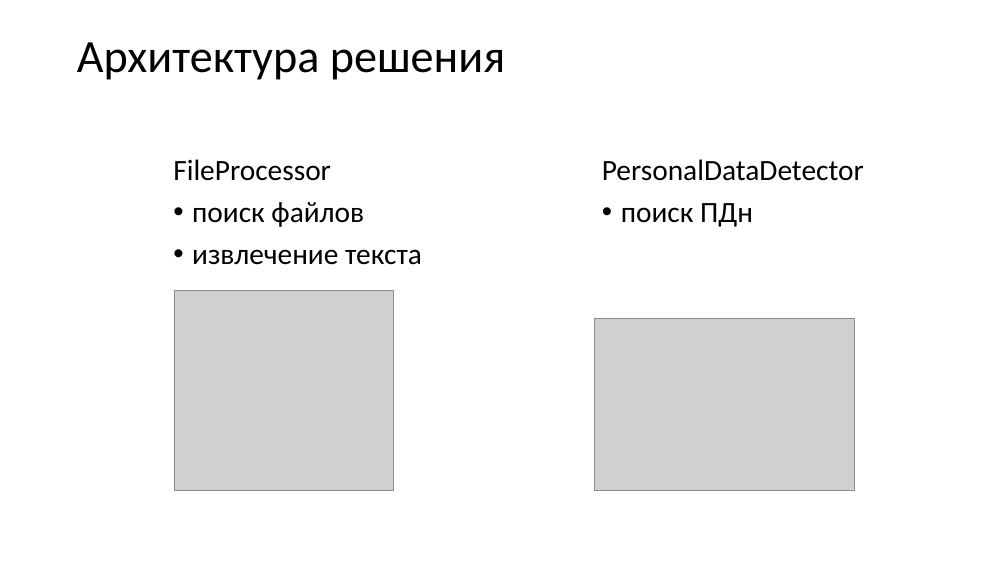
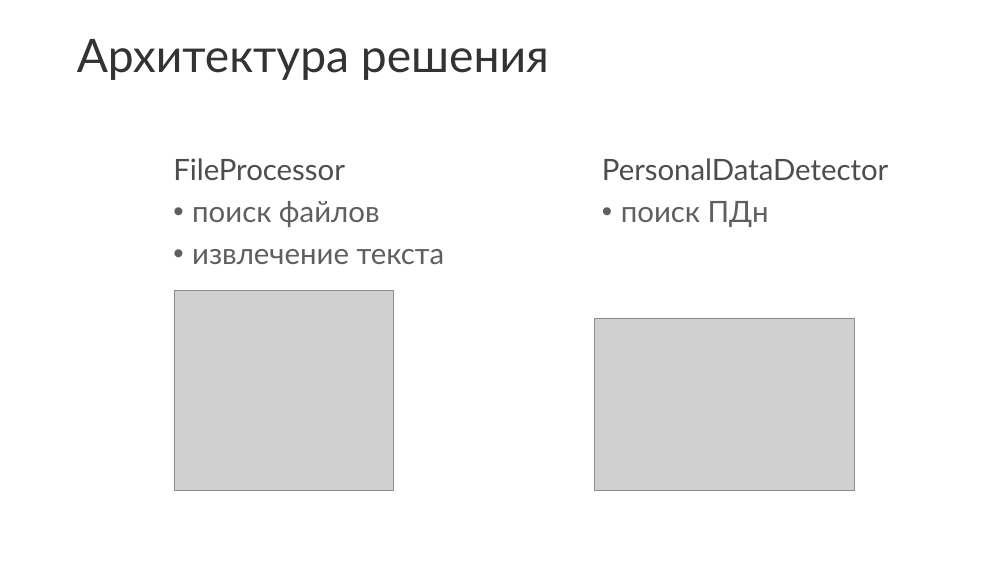
Before and after one commit to IndesFormao/Hackaton_2026_KK, a slide deck: slide 9 of Hakaton_KK.pptx. Drawn at 1008x567 pixels with LibreOffice and Linux fonts; fonts in the diff are those of the drawing; grey boxes stand for pictures. Boxes give left, top, right and bottom in pixels: in the first picture for what was removed or moved away, otherwise in the second. Text is boxed around its words. In the diff, an @@ line names an element or a change of style, - is before the commit and + after.

```diff
--- a/Hakaton_KK.pptx
+++ b/Hakaton_KK.pptx
@@ title "Архитектура решения" at [77,39,549,80]: font Calibri to Lato, text colour #000000 to #333333 @@
@@ text "FileProcessor" at [173,158,445,264]: font Calibri to Lato; text colour #000000 to #4D4D4D in "FileProcessor"; text colour #000000 to #5F5F5F in "поиск файлов", "извлечение текста" @@
@@ text "PersonalDataDetector" at [602,158,888,227]: font Calibri to Lato; text colour #000000 to #4D4D4D in "PersonalDataDetector"; text colour #000000 to #5F5F5F in "поиск ПДн" @@
```
Also in this commit, not shown: 12 other slides changed.
